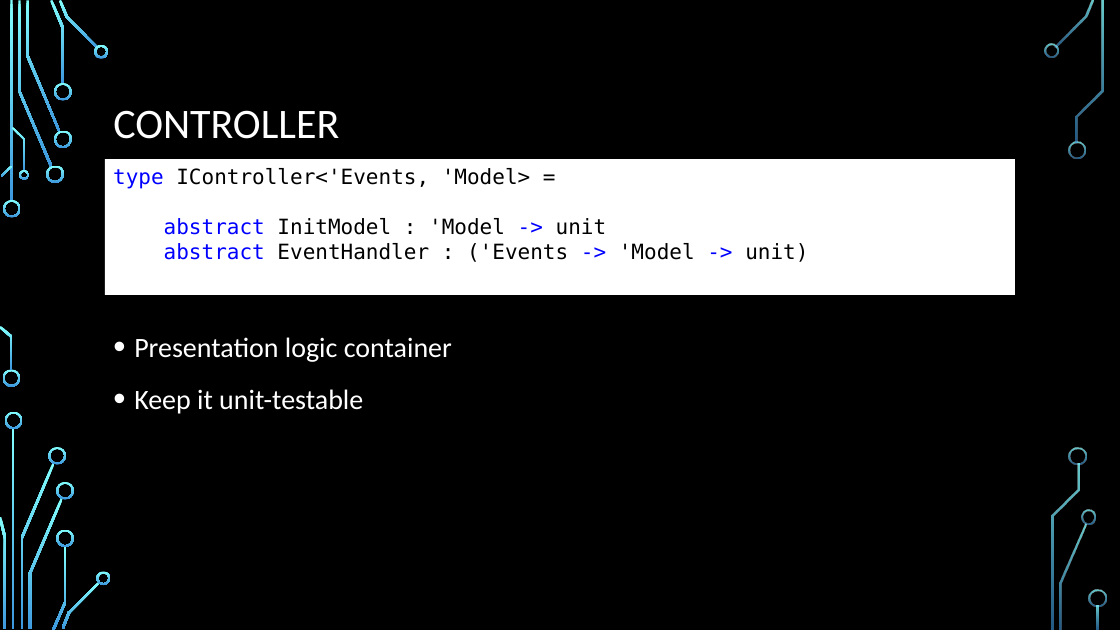
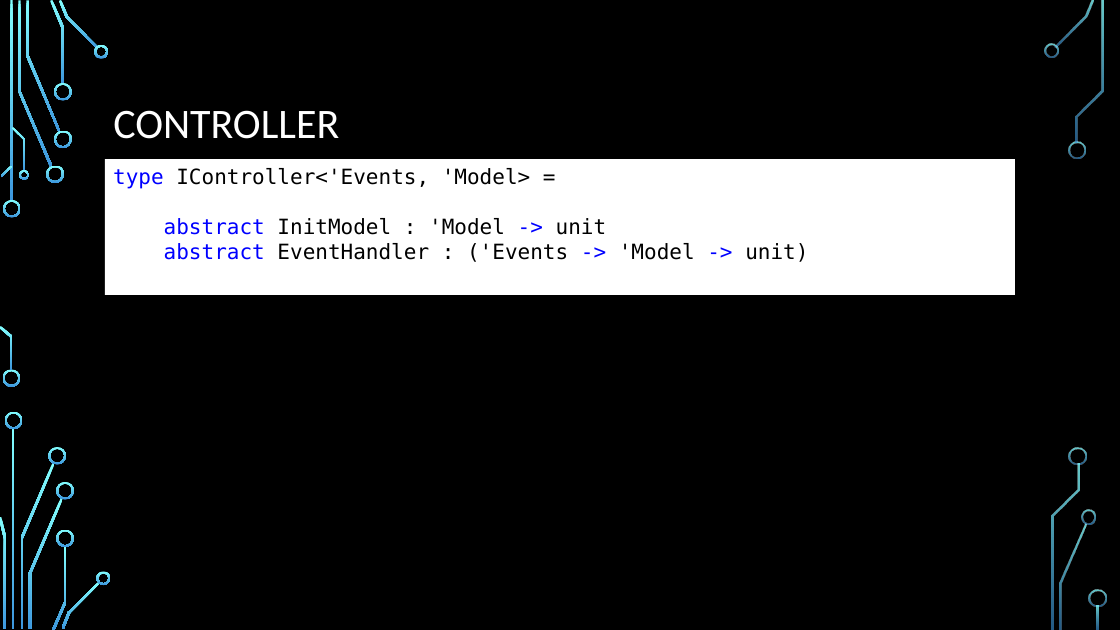
Before and after one commit to dmitry-a-morozov/fsharp-wpf-mvc-series, a slide deck: slide 9 of NYC Meetup.2013-04-23.pptx (slide 12 before the commit). Drawn at 1120x630 pixels with LibreOffice and Linux fonts; fonts in the diff are those of the drawing; background and template pictures are left out. Boxes give left, top, right and bottom in pixels: in the first picture for what was removed or moved away, otherwise in the second. Text is boxed around its words. In the diff, an @@ line names an element or a change of style, - is before the commit and + after.

```diff
--- a/NYC Meetup.2013-04-23.pptx
+++ b/NYC Meetup.2013-04-23.pptx
@@ text removed at (134, 337, 452, 414) @@
-• Presentation logic container
-• Keep it unit-testable
```
Also in this commit, not shown: 6 other slides changed, 3 slides removed.
